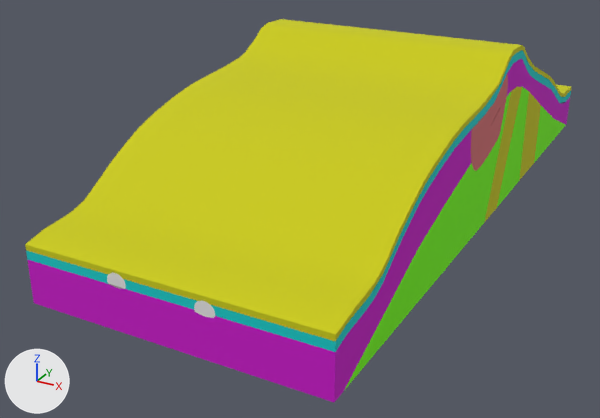
Renders of the OBJ model model/MYS2.obj from each side of a commit.
Camera for both pictures: a camera (50 mm lens) standing at (294.0, -317.0, 233.0) and looking at (2.0, 214.0, -32.0). The axes (+X, +Y, +Z) are drawn at lower left. The lights are the same throughout. Where no turn or scale is listed for an object, it has been applied to the vertices.

Before the edit, the objects in view are built like this:
```python
ob_0 = bpy.data.objects.new('0', me_0)
ob_0.location = (0.0, 0.0, 0.0)
ob_1 = bpy.data.objects.new('1', me_1)
ob_1.location = (0.0, 0.0, 0.0)
ob_2 = bpy.data.objects.new('2', me_2)
ob_2.location = (0.0, 0.0, 0.0)
ob_3 = bpy.data.objects.new('3', me_3)
ob_3.location = (0.0, 0.0, 0.0)
ob_fractures = bpy.data.objects.new('fractures', me_fractures)
ob_fractures.location = (0.0, 0.0, 0.0)
ob_hole = bpy.data.objects.new('hole', me_hole)
ob_hole.location = (0.0, 0.0, 0.0)
```
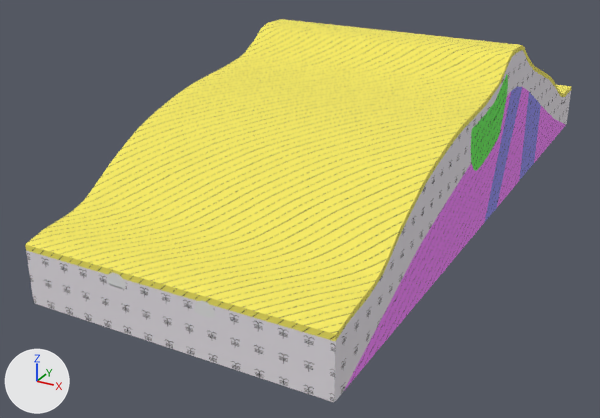
The change, as a diff of the scene's bpy script:
```diff
--- a/model/MYS2.obj.py
+++ b/model/MYS2.obj.py
@@ img_12_png @@
+img_12_png = load_image('12.png', '../images/textures/12.png', 100, 100, 'sRGB')
@@ img_11_png @@
+img_11_png = load_image('11.png', '../images/textures/11.png', 100, 100, 'sRGB')
@@ img_10_png @@
+img_10_png = load_image('10.png', '../images/textures/10.png', 100, 100, 'sRGB')
@@ img_8_png @@
+img_8_png = load_image('8.png', '../images/textures/8.png', 100, 100, 'sRGB')
@@ img_7_png @@
+img_7_png = load_image('7.png', '../images/textures/7.png', 100, 100, 'sRGB')
@@ mat_07___default @@
 mat_07___default = principled_material('07___Default')
-mat_07___default.base_color = (0.19, 0.99, 0.0)  # green #79fe00
+mat_07___default.texture = img_10_png
 mat_07___default.roughness = 0.9
@@ mat_02___default @@
 mat_02___default = principled_material('02___Default')
-mat_02___default.base_color = (0.59, 0.0, 0.59)  # pink #ca00ca
+mat_02___default.texture = img_8_png
 mat_02___default.roughness = 0.9
@@ mat_03___default @@
 mat_03___default = principled_material('03___Default')
-mat_03___default.base_color = (0.0, 0.59, 0.59)  # cyan #00caca
+mat_03___default.texture = img_8_png
 mat_03___default.roughness = 0.9
@@ mat_01___default @@
 mat_01___default = principled_material('01___Default')
-mat_01___default.base_color = (0.59, 0.59, 0.0)  # yellow #caca00
+mat_01___default.texture = img_7_png
 mat_01___default.roughness = 0.9
@@ mat_08___default @@
 mat_08___default = principled_material('08___Default')
-mat_08___default.base_color = (0.67, 0.17, 0.18)  # pink #d67376
+mat_08___default.texture = img_11_png
 mat_08___default.roughness = 0.9
@@ mat_09___default @@
+mat_09___default = principled_material('09___Default')
+mat_09___default.texture = img_12_png
+mat_09___default.roughness = 0.9
@@ me_0 @@
 me_0.from_pydata(...)  # 325 vertices, 662 faces; spans x -70.0..140.0, y 11.0..528.0, z -30.0..63.0
-me_0.materials.append(mat_07___default)  # green #79fe00
+me_0.materials.append(mat_01___default)  # picture img_7_png
@@ me_1 @@
 me_1.from_pydata(...)  # 309 vertices, 626 faces; spans x -70.0..140.0, y 0.0..530.0, z -30.0..85.0
-me_1.materials.append(mat_02___default)  # pink #ca00ca
+me_1.materials.append(mat_03___default)  # picture img_8_png
@@ me_2 @@
 me_2.from_pydata(...)  # 357 vertices, 710 faces; spans x -70.0..140.0, y 0.0..530.0, z -1.0..91.0
-me_2.materials.append(mat_03___default)  # cyan #00caca
+me_2.materials.append(mat_02___default)  # picture img_8_png
@@ me_3 @@
 me_3.from_pydata(...)  # 208 vertices, 412 faces; spans x -70.0..140.0, y 0.0..530.0, z 6.0..95.0
 # used by ob_3; location = (0.0, 0.0, 0.0)
-me_3.materials.append(mat_01___default)  # yellow #caca00
+# me_3 part 1: texture (UV) coordinates changed
+me_3.materials.append(mat_07___default)  # picture img_10_png
@@ me_fractures @@
 me_fractures.from_pydata(...)  # 206 vertices, 420 faces; spans x -70.0..140.0, y 253.0..400.0, z -30.0..63.0
-me_fractures.materials.append(mat_01___default)  # yellow #caca00
+me_fractures.materials.append(mat_08___default)  # picture img_11_png
@@ me_hole @@
 me_hole.from_pydata(...)  # 42 vertices, 88 faces; spans x -70.0..140.0, y 199.0..281.0, z 24.0..81.0
-me_hole.materials.append(mat_08___default)  # pink #d67376
+me_hole.materials.append(mat_09___default)  # picture img_12_png
```

Where the change shows, as pixel boxes [x1, y1, x2, y2] in the pictures (600 x 418 px):
'3', surface changed, recoloured: [25, 19, 571, 342] in both
'1', surface changed, recoloured (pink to grey): [27, 59, 570, 402] in both
'0', surface changed, recoloured (green to pink): [345, 87, 566, 389] in both
'2', surface changed, recoloured (cyan to grey): [26, 50, 571, 352] in both
'fractures', surface changed, recoloured (yellow to blue): [484, 87, 541, 223] in both
'hole', surface changed, recoloured (brown to green): [471, 75, 508, 170] in both
